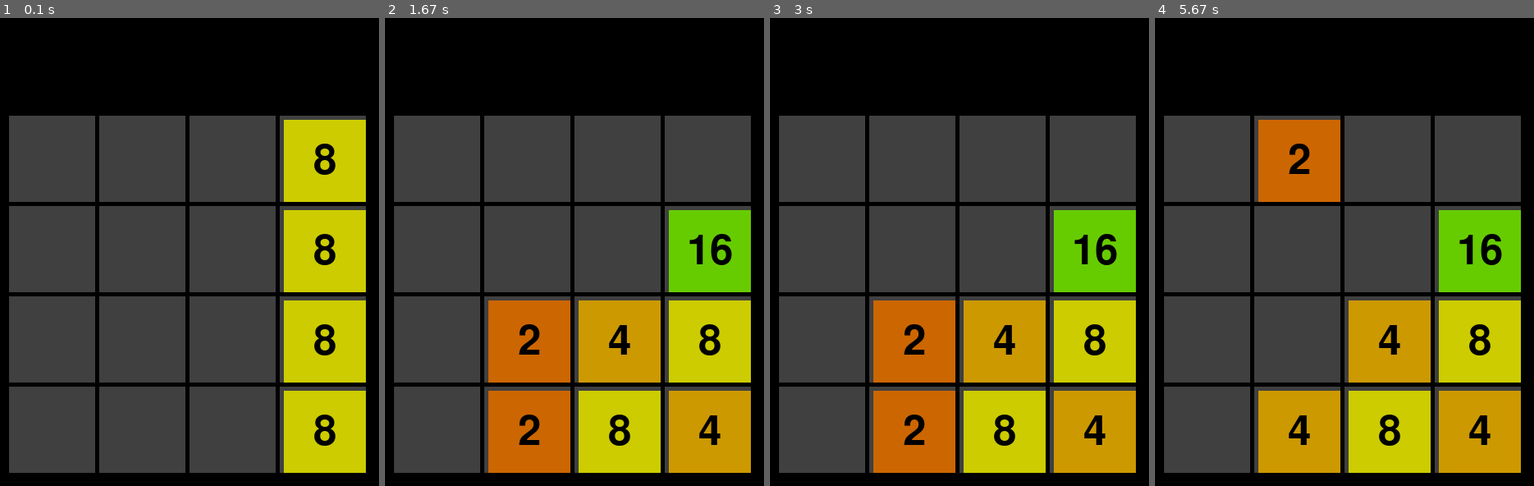
Above: before the commit, frames 1-4 (left to right).
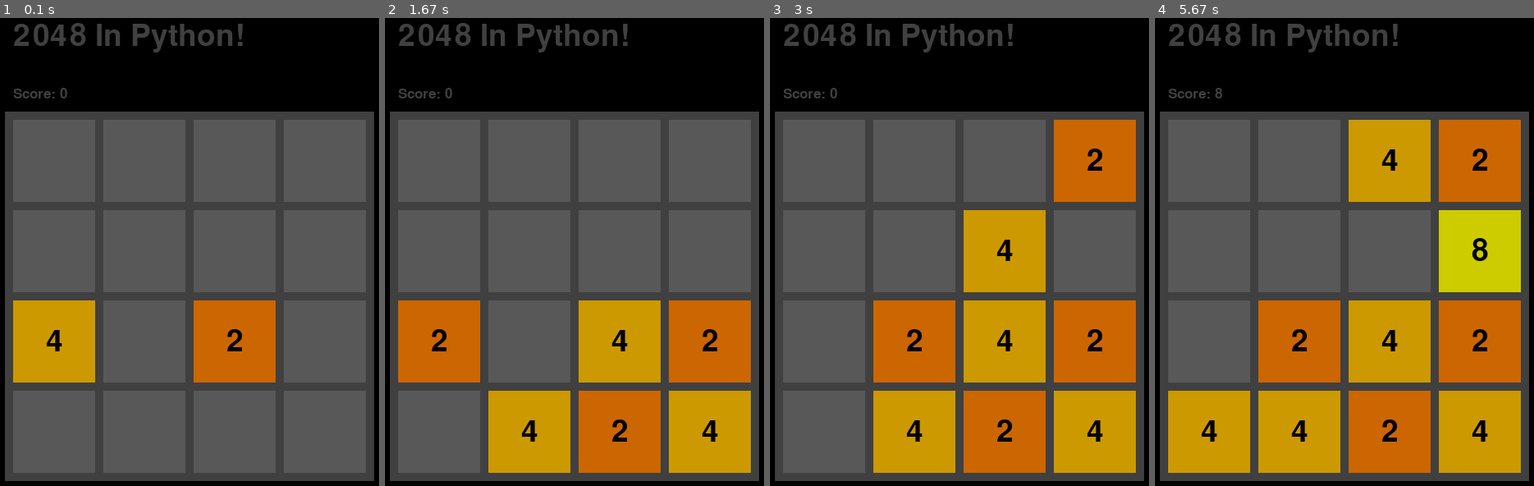
Above: after the commit, the same moments.

Repository: BubbaTLC/Pygame-2048
Game: pygame game, started from main.py
Two runs of this game, one before a commit and one after it. Both use one fixed random seed, a clock stepped at 60 frames per second and the inputs below.
Inputs:
- Up to frame 1 (0.1 s): no input
- Up to frame 2 (1.67 s): hold A 0.33-0.8 s; hold Right 0.33-0.8 s; tap W at 0.83 s; tap S at 1.27 s
- Up to frame 3 (3 s): hold Right 1.93-2.67 s; hold Right from 2.7 s (still down)
- Up to frame 4 (5.67 s): release Right at 3.57 s; hold Right 3.6-4.55 s; hold Right 4.58-5.6 s; hold Down from 5.63 s (still down)

The runs differ from the first frame. In frame 1, 34% of the frame differs, in the area x 1-99%, y 1-99%; in frame 2, 34%; in frame 3, 34%; in frame 4, 42%.

Commit message:
Game is mostly complet. Need to fix the tile combine proccess. --BC

Diff:
--- a/main.py
+++ b/main.py
@@ -23,7 +23,8 @@
     "BLACK" : (0,0,0),
     "WHITE" : (255,255,255),
     "BLACK_LIGHT": (64,64,64),
-    "0": (204, 0, 0),
+    "BLACK_RED": (245,245,245),
+    "0": (88,88,88),
     "2": (204, 102, 0),
     "4": (204, 153, 0),
     "8": (204, 204, 0),
@@ -53,15 +54,14 @@
     """
     This function will randomly place the 2 tiles onto the board.
     """
-    # tile1 = random.choice(CHOICE)
-    # tile2 = random.choice(CHOICE)
-    # board[2] = tile1
-    # board[3] = tile2
-    # np.random.shuffle(board)
-    board[3] = 8
-    board[7] = 8
-    board[11] = 8
-    board[15] = 8
+    tile1 = random.choice(CHOICE)
+    tile2 = random.choice(CHOICE)
+    board[2] = tile1
+    board[3] = tile2
+    np.random.shuffle(board)
+    # tiles = [ 2, 4, 8, 4, 4, 8, 4,  2, 64,  32,  16,   4, 16,  64, 256, 512]
+    # for i in range(16):
+    #     board[i] = tiles[i]
 
 def place_tile(board):
     """
@@ -87,9 +87,10 @@
             return True
 
     # Check if the tile to the side is the same
-    for c in range(len(board)-HEIGHT):
-        if board[c] == board[c+HEIGHT]:
-            return True
+    for r in range(0, len(board)-1, 4):
+        for c in range(0, WIDTH-1, 1):
+            if board[r+(c)] == board[r+(c+1)]:
+                return True
 
     return False
 
@@ -125,7 +126,6 @@
     if not is_game_over(board) and not compare.all():
         place_tile(board)
 
-
     return score
 
 def move_right(board, score):
@@ -235,7 +235,11 @@
     """
     if len(np.where(board == END_TILE)[0]):
         return True
-    return not can_move(board)
+
+    if can_move(board):
+        return False
+
+    return True
 
 def print_board(board, score):
     """
@@ -244,27 +248,37 @@
     print(f"Score: {score}")
     print(board.copy().reshape(WIDTH,HEIGHT))
 
-
 def draw_board(board, score):
+    """
+    This function draws the board to the screen
+    """
     pygame.draw.rect(screen, GAME_COLORS['BLACK'], (0,0,SCREEN_WIDTH, SCREEN_HEIGHT)) # Background
-    # pygame.draw.rect(screen, GAME_COLORS['BLACK_LIGHT'], (10,30+TILE_SIZE, SCREEN_WIDTH-20, SCREEN_HEIGHT-40-TILE_SIZE))
+    pygame.draw.rect(screen, GAME_COLORS['BLACK_LIGHT'], (10,30+TILE_SIZE, SCREEN_WIDTH-20, SCREEN_HEIGHT-40-TILE_SIZE)) # Tile background
     tempBoard = board.copy().reshape(WIDTH,HEIGHT)
+
+    # Display the tiles
     for c in range(WIDTH):
         for r in range(HEIGHT):
-            pygame.draw.rect(screen, GAME_COLORS['BLACK_LIGHT'], ((15)+(c*TILE_SIZE)+(c*10),(35+TILE_SIZE)+(r*TILE_SIZE)+(r*10), TILE_SIZE+5, TILE_SIZE+5))
-    for c in range(WIDTH):
-        for r in range(HEIGHT):
-            if tempBoard[r][c] != 0:
-                label = myFont.render(f'{tempBoard[r][c]}', 1, GAME_COLORS['BLACK'])
+            pygame.draw.rect(screen, GAME_COLORS[f'{tempBoard[r][c]}'], ((20)+(c*TILE_SIZE)+(c*10),(40+TILE_SIZE)+(r*TILE_SIZE)+(r*10), TILE_SIZE, TILE_SIZE))
+            if tempBoard[r][c] > 0:
+                label = ariel_55.render(f'{tempBoard[r][c]}', 1, GAME_COLORS['BLACK'])
                 lblRect = label.get_rect(center=(((20)+(c*TILE_SIZE)+(c*10))+(TILE_SIZE//2), ((40+TILE_SIZE)+(r*TILE_SIZE)+(r*10))+(TILE_SIZE//2)))
-                pygame.draw.rect(screen, GAME_COLORS[f'{tempBoard[r][c]}'], ((20)+(c*TILE_SIZE)+(c*10),(40+TILE_SIZE)+(r*TILE_SIZE)+(r*10), TILE_SIZE, TILE_SIZE))
                 screen.blit(label, lblRect)
+
+    # Display the score
+    label = ariel_25.render(f'Score: {score}', 1, GAME_COLORS['BLACK_LIGHT'])
+    screen.blit(label, (20,TILE_SIZE))
+
+    # Display the Game title
+    title = ariel_55.render("2048 In Python!", 1, GAME_COLORS['BLACK_LIGHT'])
+    screen.blit(title, (20,20))
 
 
 
 if __name__ == "__main__":
     # * Initialize Game * #
     gameOver = False
+    running = True
     score = 0
     board = create_board()
     initialize_game(board)
@@ -274,7 +288,8 @@
     pygame.init()
     pygame.display.init()
     pygame.font.init()
-    myFont = pygame.font.SysFont("ariel", 75)
+    ariel_55 = pygame.font.SysFont("ariel", 55)
+    ariel_25 = pygame.font.SysFont("ariel", 25)
     screen = pygame.display.set_mode(SCREEN_SIZE)
     draw_board(board, score)
     pygame.display.update()
@@ -282,33 +297,51 @@
     # TODO: Fix bug where 4 in a row combine into one tile. Could be considered as a feature.
 
     # * Game Loop * #
-    while not gameOver:
+    while running:
         for event in pygame.event.get():
             if event.type == pygame.QUIT:
                 sys.exit()
 
             if event.type == pygame.KEYDOWN:
                 if event.key == pygame.K_w or event.key == pygame.K_UP:
+                    oldBoard = board.copy()
+                    oldScore = score
                     score = move_up(board, score)
 
                 if event.key == pygame.K_s or event.key == pygame.K_DOWN:
+                    oldBoard = board.copy()
+                    oldScore = score
                     score = move_down(board, score)
 
                 if event.key == pygame.K_a or event.key == pygame.K_LEFT:
+                    oldBoard = board.copy()
+                    oldScore = score
                     score = move_left(board, score)
 
                 if event.key == pygame.K_d or event.key == pygame.K_RIGHT:
+                    oldBoard = board.copy()
+                    oldScore = score
                     score = move_right(board, score)
+
+                if event.key == pygame.K_z and pygame.key.get_mods() & pygame.KMOD_CTRL:
+                    board = oldBoard
+                    score = oldScore
+                    print("UNDO!")
 
                 print_board(board, score)
                 draw_board(board, score)
                 pygame.display.update()
 
-                if not is_game_over(board):
-                    gameOver = False
-                else:
+                if is_game_over(board):
                     gameOver = True
 
                 if gameOver:
+                    labels = ["Game Over!", f"Your Score: {score}", f"Largest Tile: {board.max()}"]
+                    for line in range(len(labels)):
+                        label = ariel_55.render(labels[line],1, GAME_COLORS['BLACK_RED'])
+                        lblRect = label.get_rect(center=(SCREEN_WIDTH//2, (SCREEN_HEIGHT//2)+(line*45) ))
+                        screen.blit(label, lblRect)
+
+                    pygame.display.update()
+
                     print(f"Game Over\nYour Score Was: {score}\nHighest Tile Created: {board.max()}")
-                    pygame.time.wait(3000)
